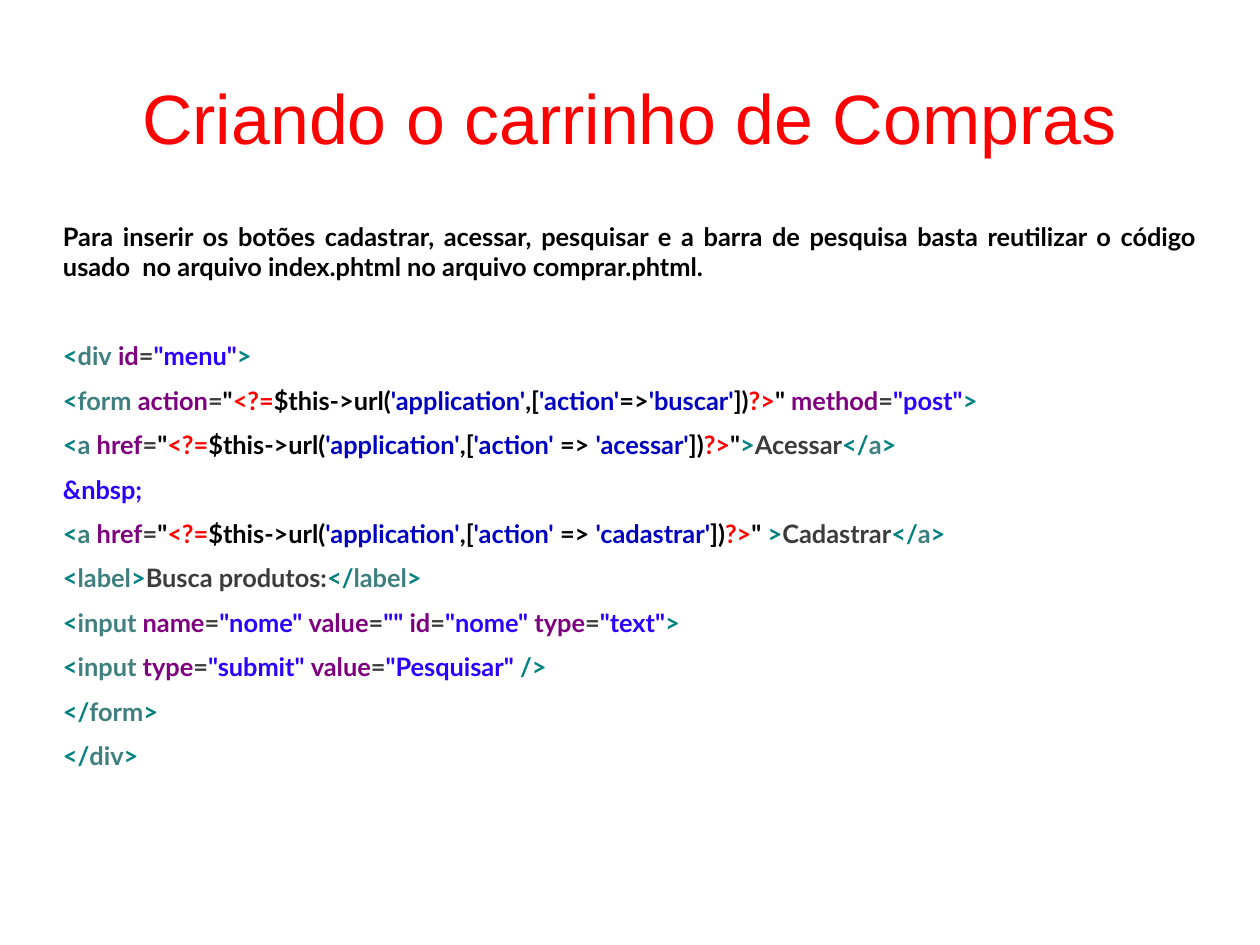
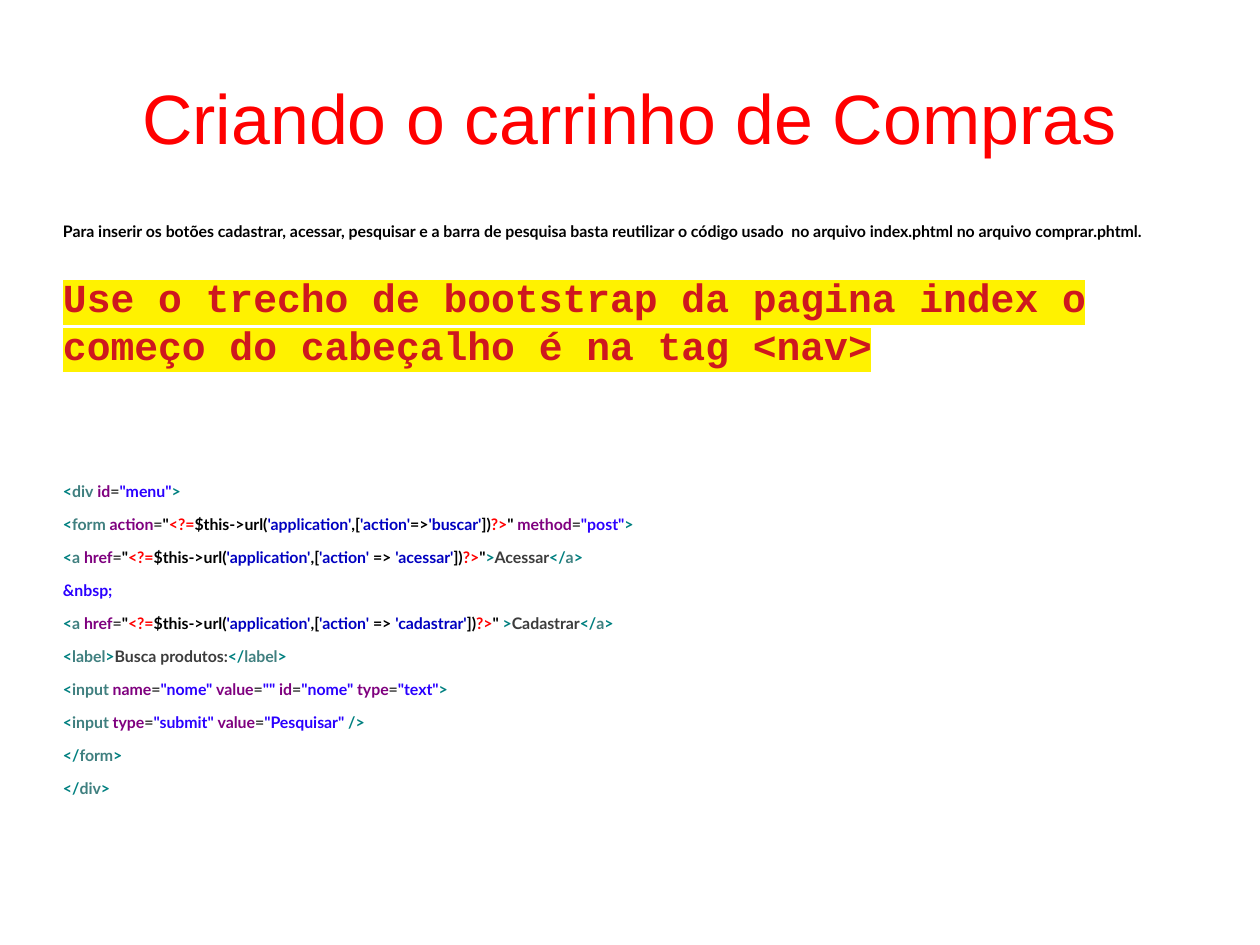
Before and after one commit to fgsl/lojasacme, a slide deck: slide 88 of docs/tutorial.odp. Drawn at 1260x945 pixels with LibreOffice and Linux fonts; fonts in the diff are those of the drawing. Boxes give left, top, right and bottom in pixels: in the first picture for what was removed or moved away, otherwise in the second. Text is boxed around its words. In the diff, an @@ line names an element or a change of style, - is before the commit and + after.

```diff
--- a/docs/tutorial.odp
+++ b/docs/tutorial.odp
@@ text at <box>63,225,1141,762</box>: size 16 to 10 pt in "Para inserir os botões cadastrar, acessar, pesquisar ...", "<div id="menu">", "<form action="<?=$this->url('application',['action'=>'buscar ...", "<a href="<?=$this->url('application',['action' => 'acessar'] ..." and 7 more places @@
@@ text at <box>63,284,1086,372</box>: paragraph added @@
+Use o trecho de bootstrap da pagina index o começo do cabeçalho é na tag <nav>
```
Also in this commit, not shown: 36 other slides changed, 1 slide removed, 5 other files.
